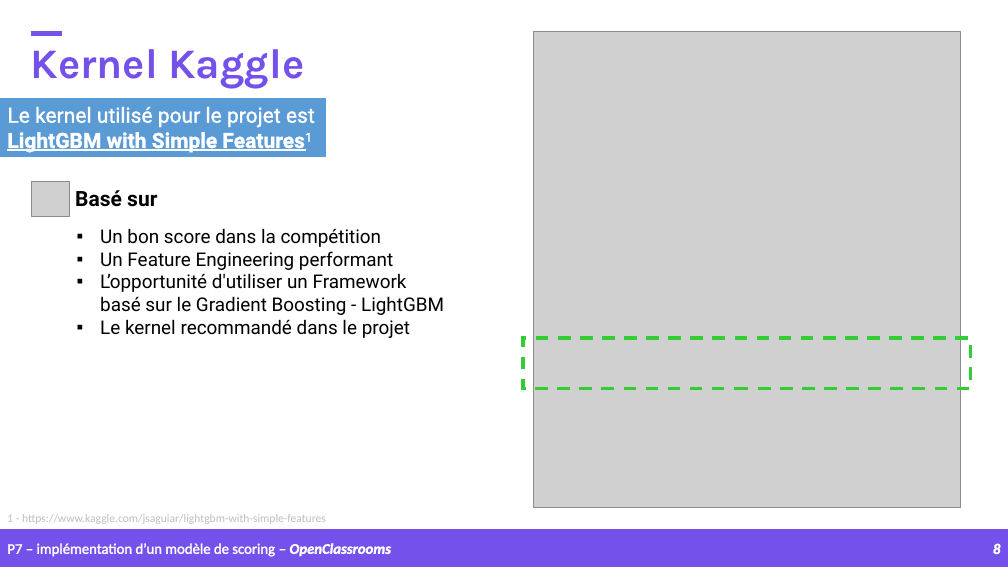
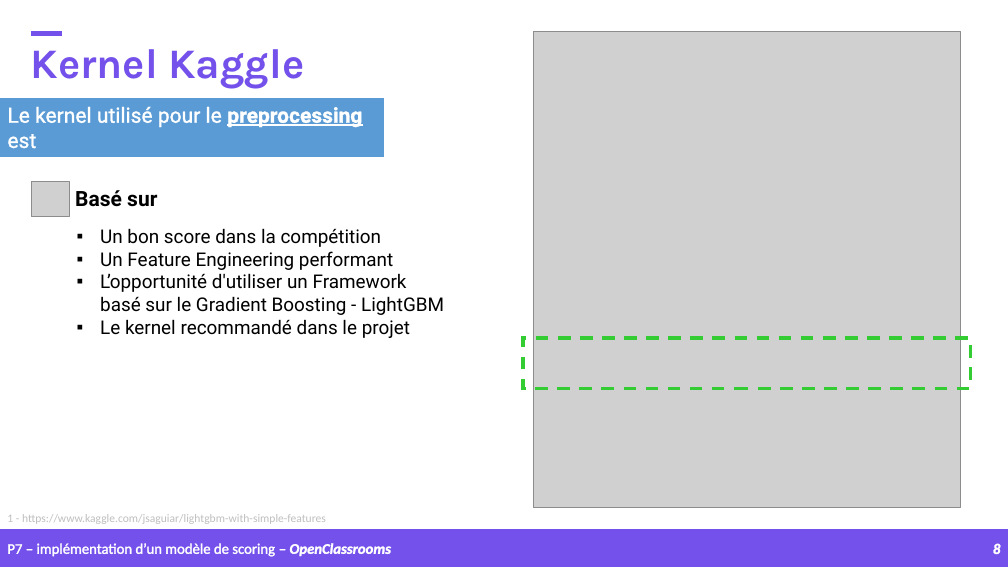
Before and after one commit to samirhinojosa/OC-P7-IMPLEMENT-A-SCORING-MODEL, a slide deck: slide 8 of supports/P7_presentation_final_v2.pptx. Drawn at 1008x567 pixels with LibreOffice and Linux fonts; fonts in the diff are those of the drawing; grey boxes stand for pictures; background and template pictures are left out. Boxes give left, top, right and bottom in pixels: in the first picture for what was removed or moved away, otherwise in the second. Text is boxed around its words. In the diff, an @@ line names an element or a change of style, - is before the commit and + after.

```diff
--- a/supports/P7_presentation_final_v2.pptx
+++ b/supports/P7_presentation_final_v2.pptx
@@ rectangle "Le kernel utilisé pour le ...": place and size @@
-rectangle "Le kernel utilisé pour le ..." at (0,98,326,157)
+rectangle "Le kernel utilisé pour le ..." at (0,98,383,157)
@@ text in rectangle at (7,107,362,149): text changed @@
-Le kernel utilisé pour le projet est
+Le kernel utilisé pour le preprocessing est
```
Also in this commit, not shown: 2 other slides changed, 9 slides added, 2 other files.
